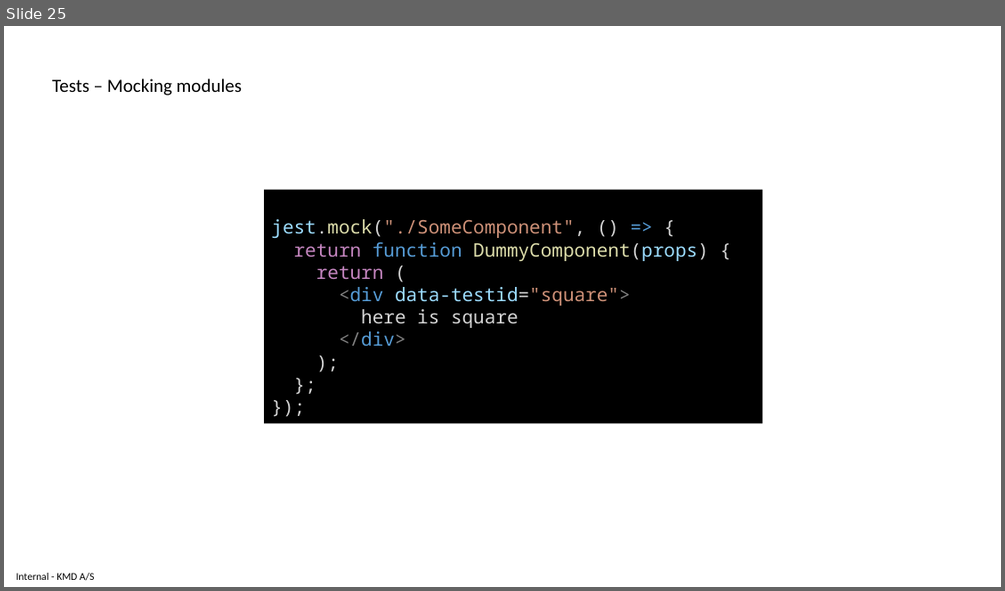
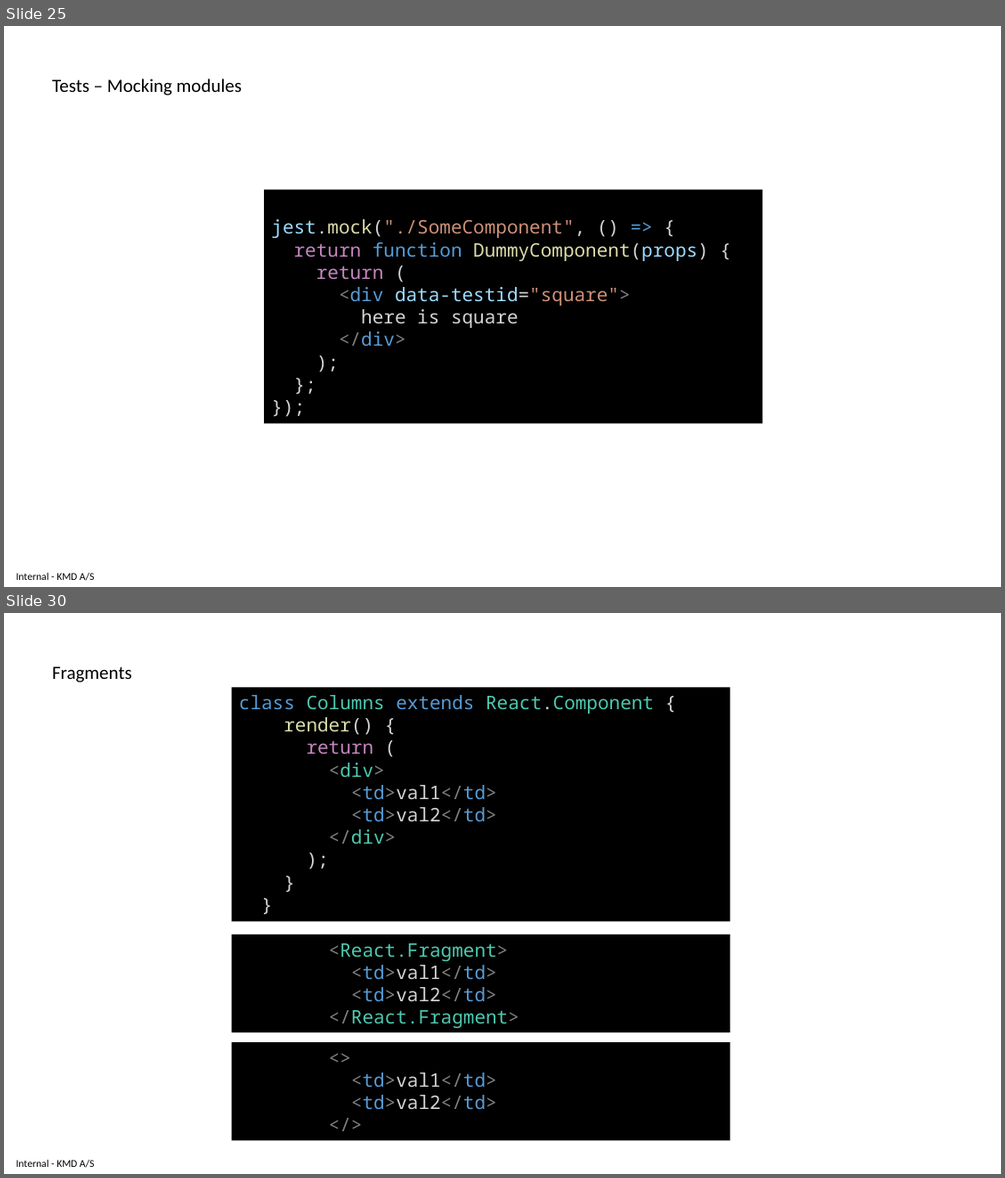
Before and after one commit to delprzemo/reactjs-starter, a slide deck: tutorial/ReactjsTraining.pptx. Shown one above the other, each under a label of ours: slide 25 before the commit, slides 25 and 30 after it; the slides between them are not shown. The pictures are 1005x591 and 1005x1178 pixels, drawn with LibreOffice and Linux fonts; fonts in the diff are those of the drawing. Boxes give left, top, right and bottom in pixels: in the first picture for what was removed or moved away, otherwise in the second. Text is boxed around its words. In the diff, an @@ line names an element or a change of style, - is before the commit and + after.

```diff
--- a/tutorial/ReactjsTraining.pptx
+++ b/tutorial/ReactjsTraining.pptx
@@ slide 30 added at [4,613,1001,1174], background #FFFFFF; not listed: 1 template element that a slide beside it also shows @@
@@ text added at [52,666,132,682], 18 pt, text #000000 @@
+Fragments
@@ rectangle added at [231,687,730,921], fill #000000, 18 pt, text #4EC9B0 @@
+class Columns extends React.Component {
+render() {
+return (
+<div>
+<td>val1</td>
+<td>val2</td>
+</div>
+);
+}
+}
@@ rectangle added at [231,934,730,1032], fill #000000, 18 pt, text #4EC9B0 @@
+<React.Fragment>
+<td>val1</td>
+<td>val2</td>
+</React.Fragment>
@@ rectangle added at [231,1042,730,1140], fill #000000, 18 pt, text #808080 @@
+<>
+<td>val1</td>
+<td>val2</td>
+</>
```
Also in this commit, not shown: 14 other slides added, 1 other file.
